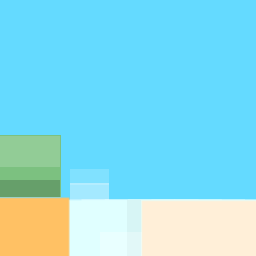
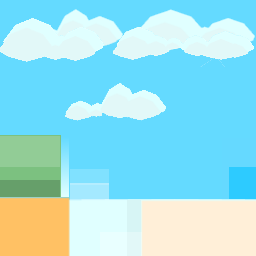
Layer changes from the first 256 × 256 image to the second:
added layer "Layer #2" above "Pasted Layer copy" over [65, 83, 166, 121]
added layer "Pasted Layer" above "Layer #1" over [0, 18, 254, 62]
added layer "Layer #1" above "Layer" over [19, 9, 255, 67]
painted on "Layer" over [61, 138, 256, 199]
